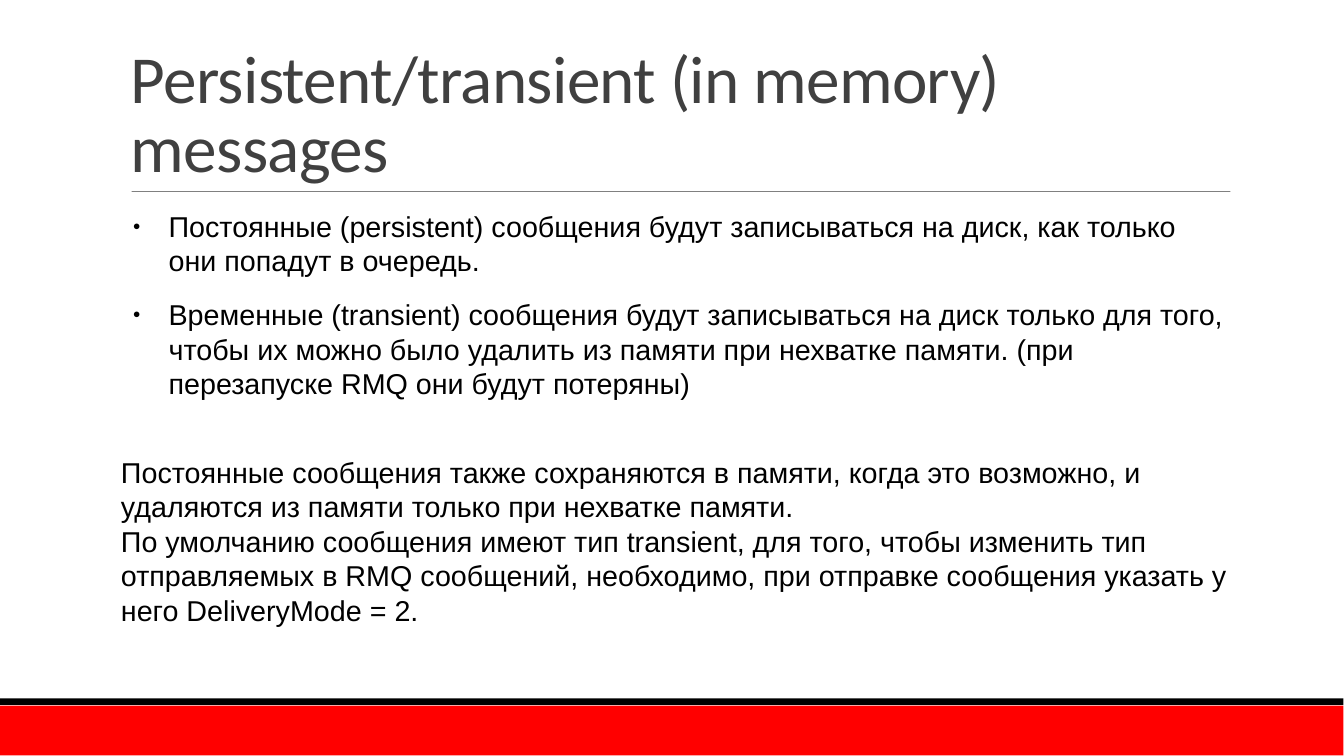
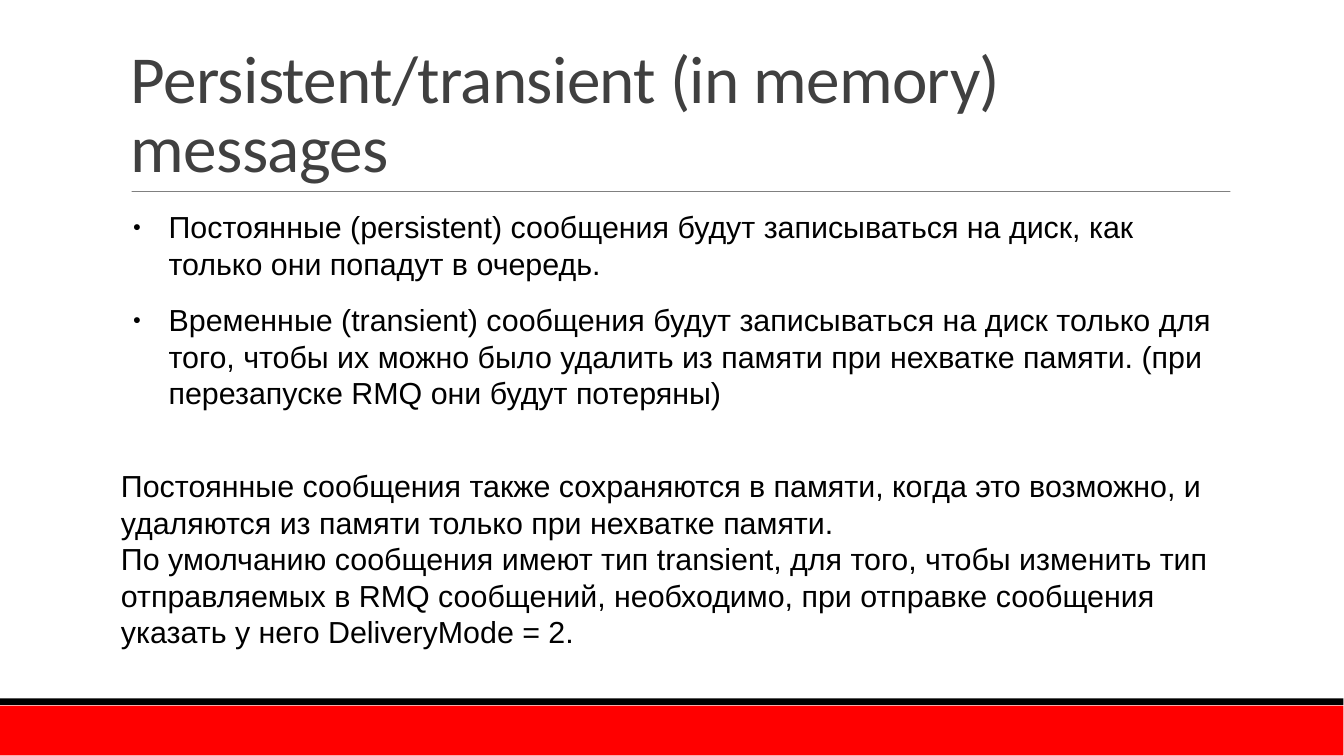
Before and after one commit to TurCons/DisconfRabbitMq, a slide deck: slide 25 of presentation/RabbitMQ.pptx (slide 21 before the commit). Drawn at 1344x756 pixels with LibreOffice and Linux fonts; fonts in the diff are those of the drawing; background and template pictures are left out. Boxes give left, top, right and bottom in pixels: in the first picture for what was removed or moved away, otherwise in the second. Text is boxed around its words. In the diff, an @@ line names an element or a change of style, - is before the commit and + after.

```diff
--- a/presentation/RabbitMQ.pptx
+++ b/presentation/RabbitMQ.pptx
@@ text "Постоянные (persistent) сообщения будут записываться ..." at (121, 215, 1211, 649): size 20.5 to 21.8 pt @@
```
Also in this commit, not shown: 1 other slide changed, 4 slides added, 1 other file.
